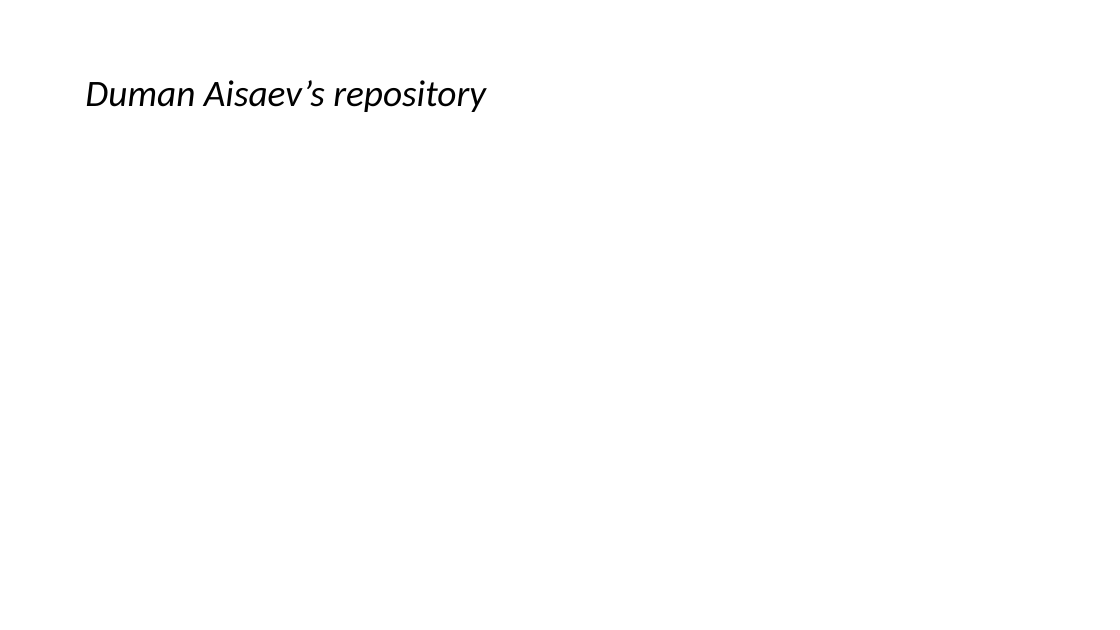
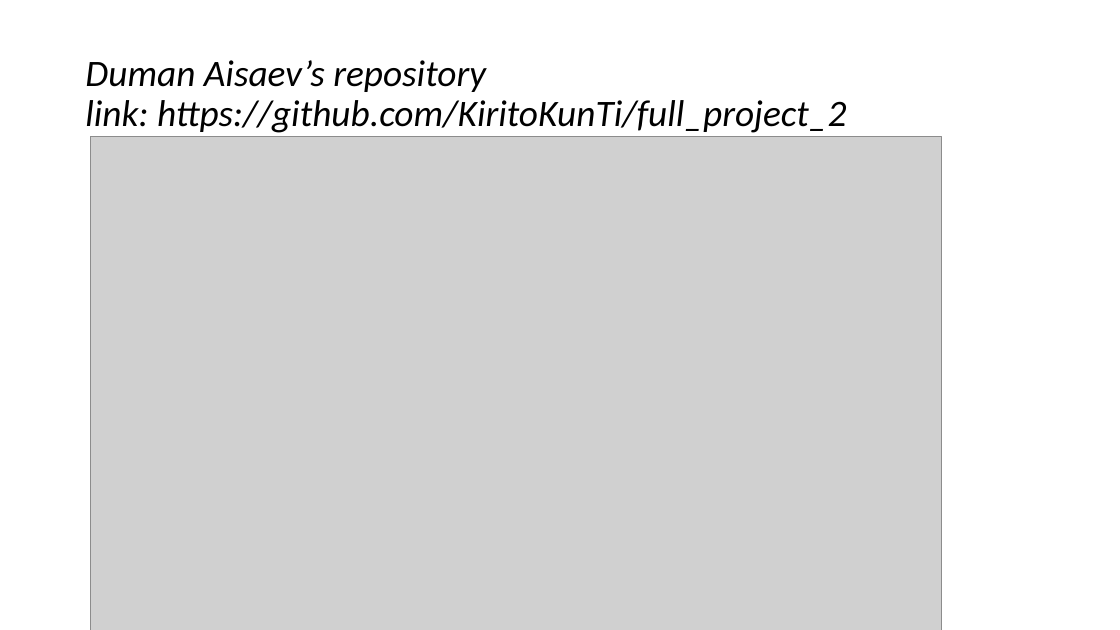
Before and after one commit to tanbayevagulnara/project-2, a slide deck: slide 27 of project2.pptx. Drawn at 1120x630 pixels with LibreOffice and Linux fonts; fonts in the diff are those of the drawing; grey boxes stand for pictures. Boxes give left, top, right and bottom in pixels: in the first picture for what was removed or moved away, otherwise in the second. Text is boxed around its words. In the diff, an @@ line names an element or a change of style, - is before the commit and + after.

Commit message:
slides is done

```diff
--- a/project2.pptx
+++ b/project2.pptx
@@ title at bbox=[85, 60, 846, 133]: text changed @@
-Duman Aisaev’s repository
+Duman Aisaev’s repository
+link: https://github.com/KiritoKunTi/full_project_2
@@ picture added at bbox=[91, 136, 943, 630] @@
```
